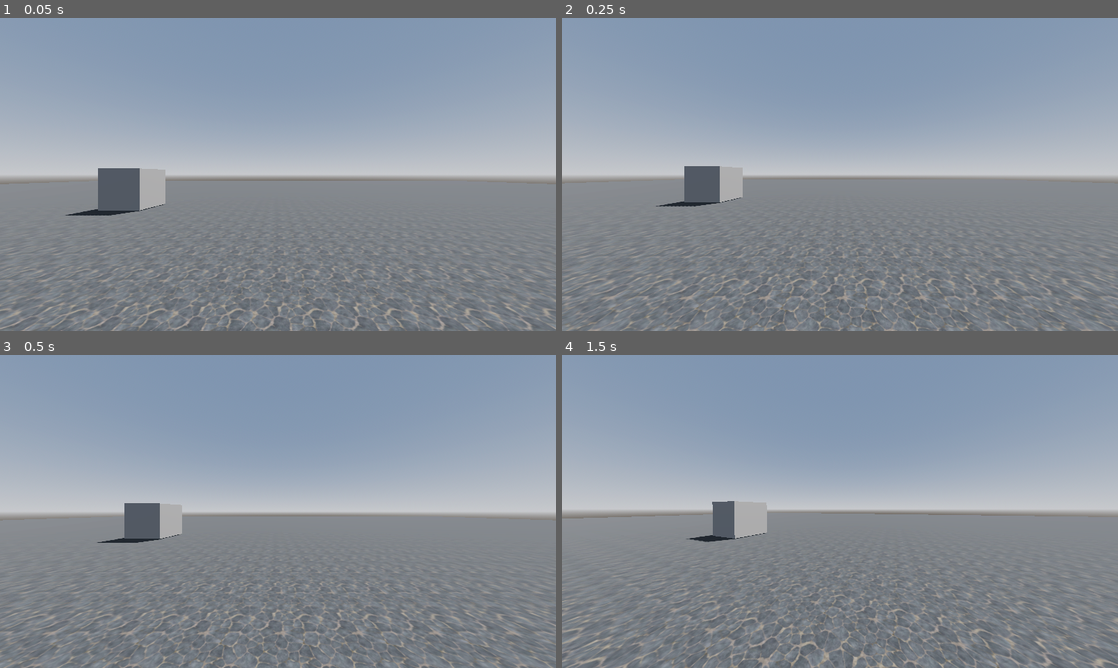
Above: before the commit, frames 1-4 (two rows, left to right).
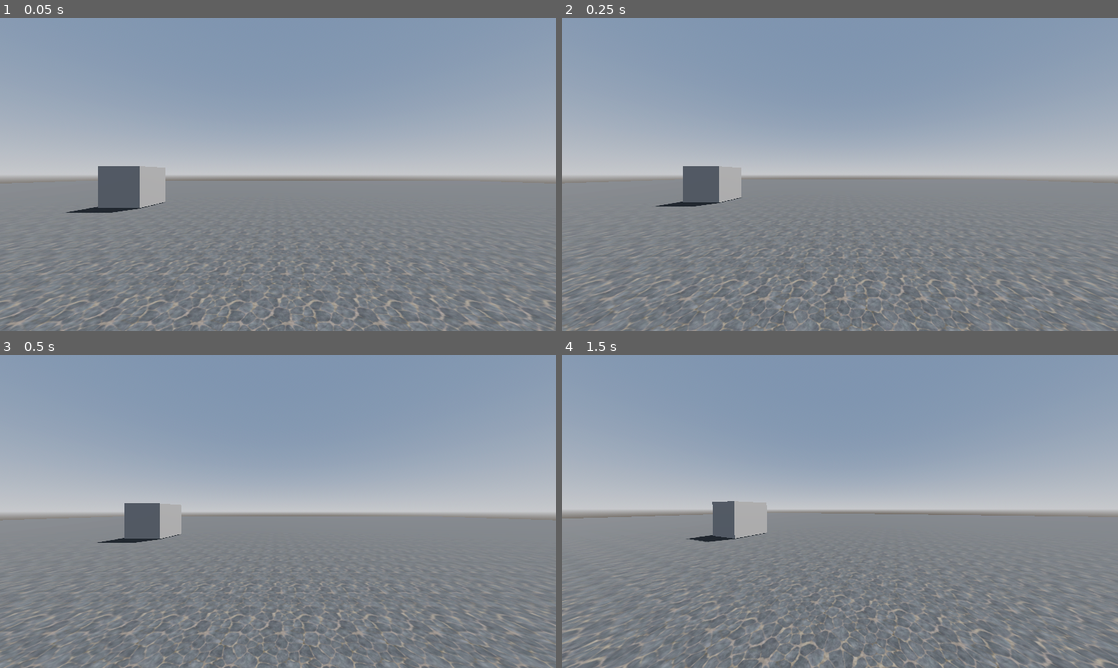
Above: after the commit, the same moments.

Repository: Kmagameguy/FPS-Test
Game: Godot game, scene res://Scenes/world.tscn
Two runs of this game, one before a commit and one after it. Both use one fixed random seed, a clock stepped at 60 frames per second and the inputs below.
Inputs (mouse positions are in pixels of both pictures, inside the frame that each line leads up to):
- Up to frame 1 (0.05 s): no input
- Up to frame 2 (0.25 s): no input
- Up to frame 3 (0.5 s): no input
- Up to frame 4 (1.5 s): move the mouse to (867, 511) at 0.52 s; hold W (forward) from 0.53 s (still down); tap Shift (sprint) at 0.6 s; tap Space (jump) at 0.77 s; move the mouse to (812, 511) at 1.27 s; tap Ctrl (tiptoe) at 1.35 s

The runs differ from the first frame. In frame 1, 5.2% of the frame differs, in the area x 0-100%, y 47-100%; in frame 2, 1.3%; in frame 3, less than 0.1%; in frame 4, nothing differs.

Commit message:
Clear Transformation Warning

Diff:
--- a/Scenes/player_controller.tscn
+++ b/Scenes/player_controller.tscn
@@ -16,7 +16,6 @@
 points = PackedVector3Array(-0.125207, -0.532801, -0.480507, 0.0227831, 0.47607, 0.498884, 0.169713, 0.559144, 0.464172 …(924 unchanged characters)…
 
 [node name="Player" type="CharacterBody3D" unique_id=768835453]
-transform = Transform3D(1, 0, 0, 0, 1, 0, 0, 0, 1, 0, 0.111661, 0)
 script = ExtResource("1_m2e61")
 
 [node name="PlayerMesh" type="MeshInstance3D" parent="." unique_id=1192336428]
